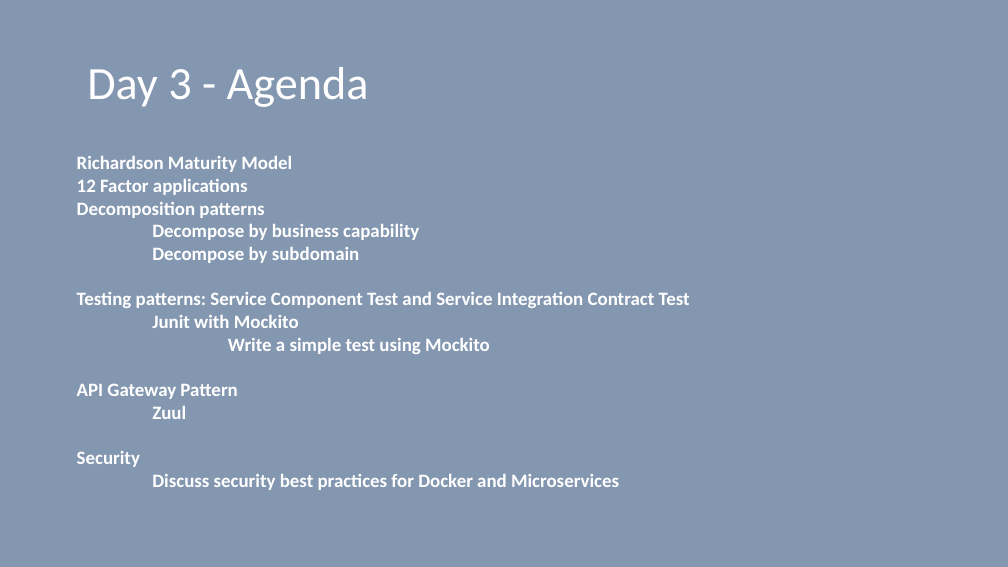
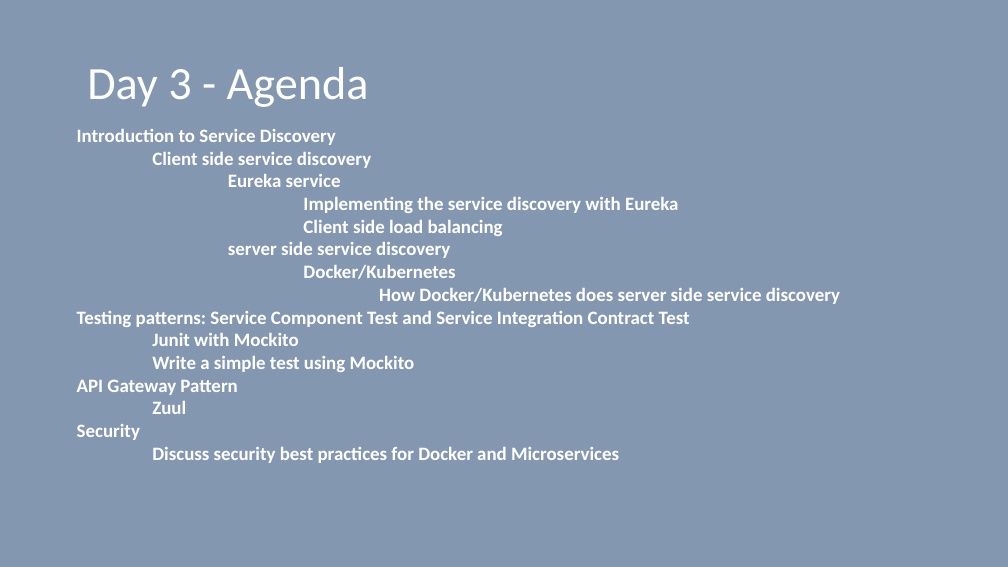
Before and after one commit to vilasvarghese/microservices, a slide deck: slide 1 of training/day3/Day3.pptx. Drawn at 1008x567 pixels with LibreOffice and Linux fonts; fonts in the diff are those of the drawing. Boxes give left, top, right and bottom in pixels: in the first picture for what was removed or moved away, otherwise in the second. Text is boxed around its words. In the diff, an @@ line names an element or a change of style, - is before the commit and + after.

```diff
--- a/training/day3/Day3.pptx
+++ b/training/day3/Day3.pptx
@@ text "Introduction to Service Discovery": place and size @@
-text "Introduction to Service Discovery" at box(77, 156, 690, 490)
+text "Introduction to Service Discovery" at box(77, 129, 840, 463)
@@ text at box(77, 129, 840, 304): text changed @@
-Richardson Maturity Model
-12 Factor applications
-Decomposition patterns
-Decompose by business capability
-Decompose by subdomain
+Introduction to Service Discovery
+Client side service discovery
+Eureka service
+Implementing the service discovery with Eureka
+Client side load balancing
+server side service discovery
+Docker/Kubernetes
+How Docker/Kubernetes does server side service discovery
```
Also in this commit, not shown: 1 other slide changed, 14 slides added, 4 other files.
